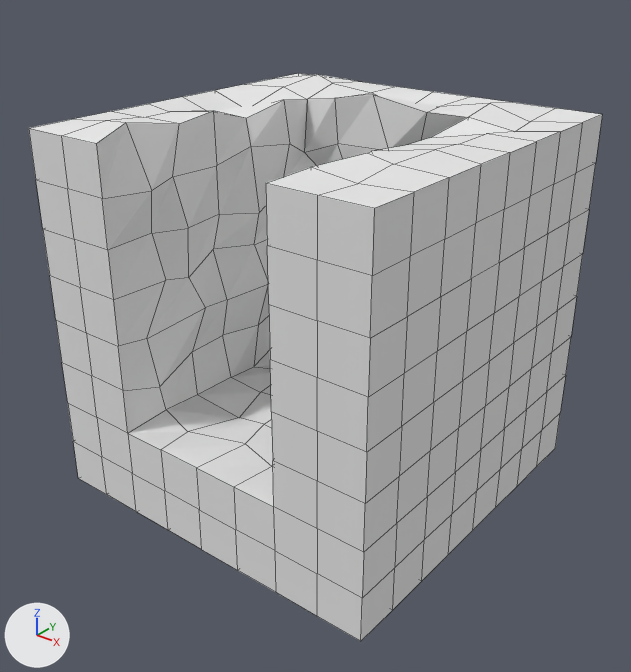
The Blender file modelsrc/movablePassage/deadEnd.blend as it was, and as the next commit left it.
Camera for both pictures: a 50 mm camera at (2.66, -3.4, 1.92) aimed at (0.04, -0.13, -0.11). The axes (+X, +Y, +Z) are drawn at lower left. The lights are the same throughout. The older version comes first. Mesh edges are drawn as thin lines.
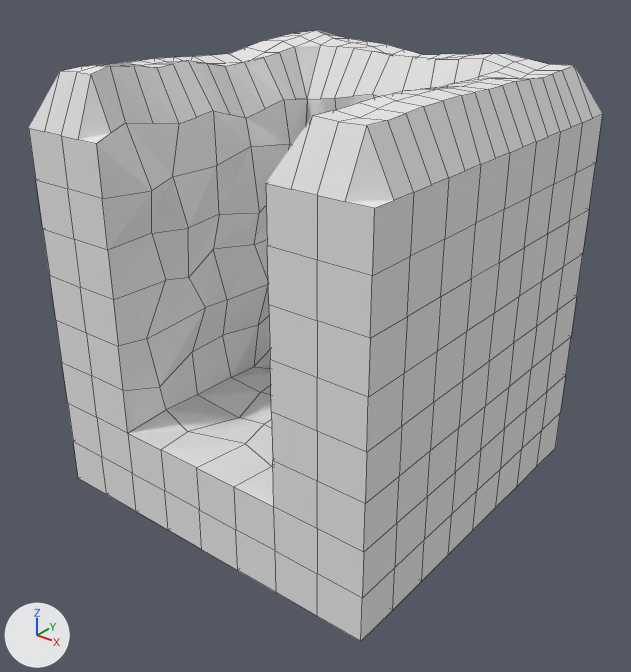
What differs and where, as boxes [x1, y1, x2, y2] in the pictures (631 x 672 px):
'Cube', reshaped (8% taller)
    before: [29, 73, 602, 641]
    after: [29, 30, 602, 641]
part 1 of me_cube, built on
    before: [29, 73, 602, 276]
    after: [29, 30, 602, 276]

What changed in the scene script:
```text
Change me_cube:
    used by ob_cube; location = (0.0, 0.0, 0.0)
    remove me_cube.from_pydata(...)  # 458 vertices, 456 faces; spans x -1.0..1.0, y -1.0..1.0, z -1.0..1.05
    add me_cube.from_pydata(...)  # 600 vertices, 576 faces; spans x -1.0..1.0, y -1.0..1.0, z -1.0..1.3
    me_cube part 1
    19 vertices are removed from x -0.79..0.77, y -0.79..0.81, z 0.93..1.05
    84 faces are deleted
    131 vertices are added at x -0.89..0.89, y -1.0..0.9, z 0.95..1.3
    9 new vertices lie (0.0, 0.13, 0.0) away from vertices in x -1.0..0.5, y -1.0..0.75, z 1.0
    8 new vertices lie (0.0, 0.12, 0.0) away from vertices in x 1.0, y -1.0..0.75, z 1.0
    8 new vertices lie (0.13, 0.0, 0.0) away from vertices in x -1.0..0.75, y 1.0, z 1.0
    5 new vertices lie (0.12, 0.0, 0.0) away from vertices in x -0.75..0.75, y -0.5..0.6, z 1.25
    204 new faces join them
```
